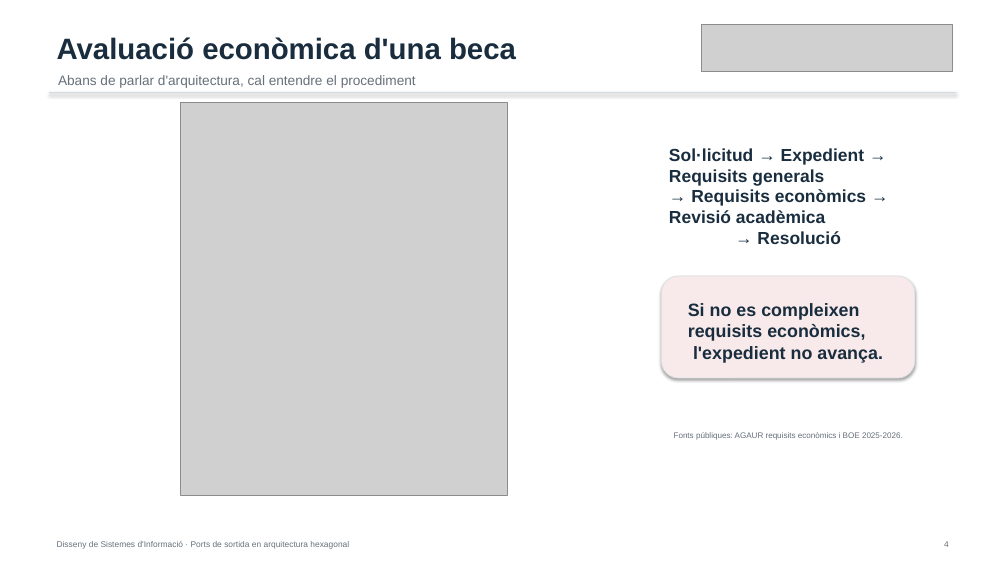
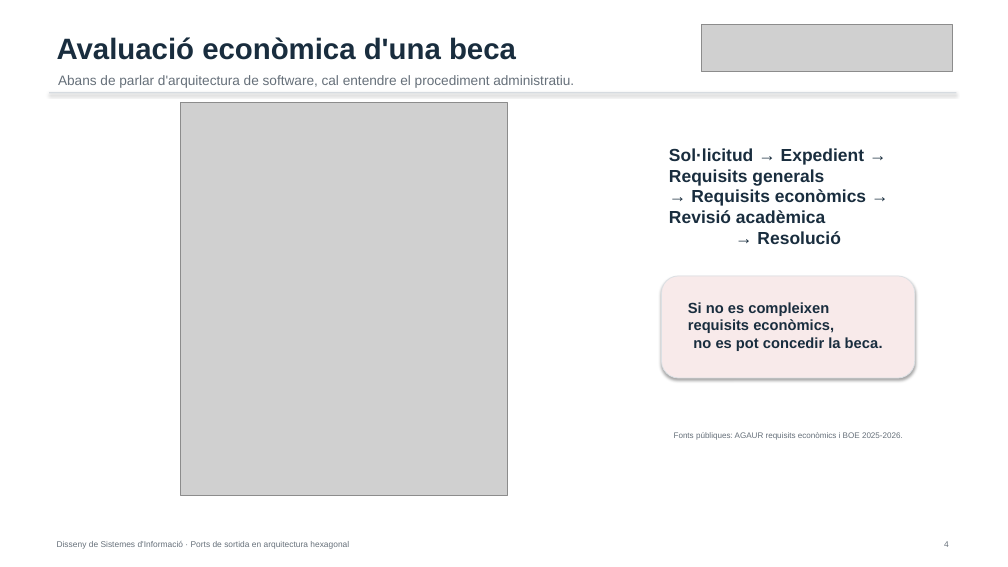
Before and after one commit to alfredorueda/HexaStock, a slide deck: slide 5 of doc/presentations/defensa-placa-permanent-dsi-ports-sortida-hexagonal/output/IMPORTANTE_MANUAL_defensa-dsi-ports-sortida-hexagonal.pptx. Drawn at 1008x567 pixels with LibreOffice and Linux fonts; fonts in the diff are those of the drawing; grey boxes stand for pictures. Boxes give left, top, right and bottom in pixels: in the first picture for what was removed or moved away, otherwise in the second. Text is boxed around its words. In the diff, an @@ line names an element or a change of style, - is before the commit and + after.

```diff
--- a/doc/presentations/defensa-placa-permanent-dsi-ports-sortida-hexagonal/output/IMPORTANTE_MANUAL_defensa-dsi-ports-sortida-hexagonal.pptx
+++ b/doc/presentations/defensa-placa-permanent-dsi-ports-sortida-hexagonal/output/IMPORTANTE_MANUAL_defensa-dsi-ports-sortida-hexagonal.pptx
@@ text at box(58, 75, 574, 88): text changed @@
-Abans de parlar d'arquitectura, cal entendre el procediment
+Abans de parlar d'arquitectura de software, cal entendre el procediment administratiu.
@@ text at box(688, 302, 883, 351): text changed; size 17 to 14 pt @@
-Si no es compleixen
-requisits econòmics,
-l'expedient no avança.
+Si no es compleixen
+requisits econòmics,
+no es pot concedir la beca.
```
Also in this commit, not shown: 10 other slides changed, 1 slide removed, 12 other files.
